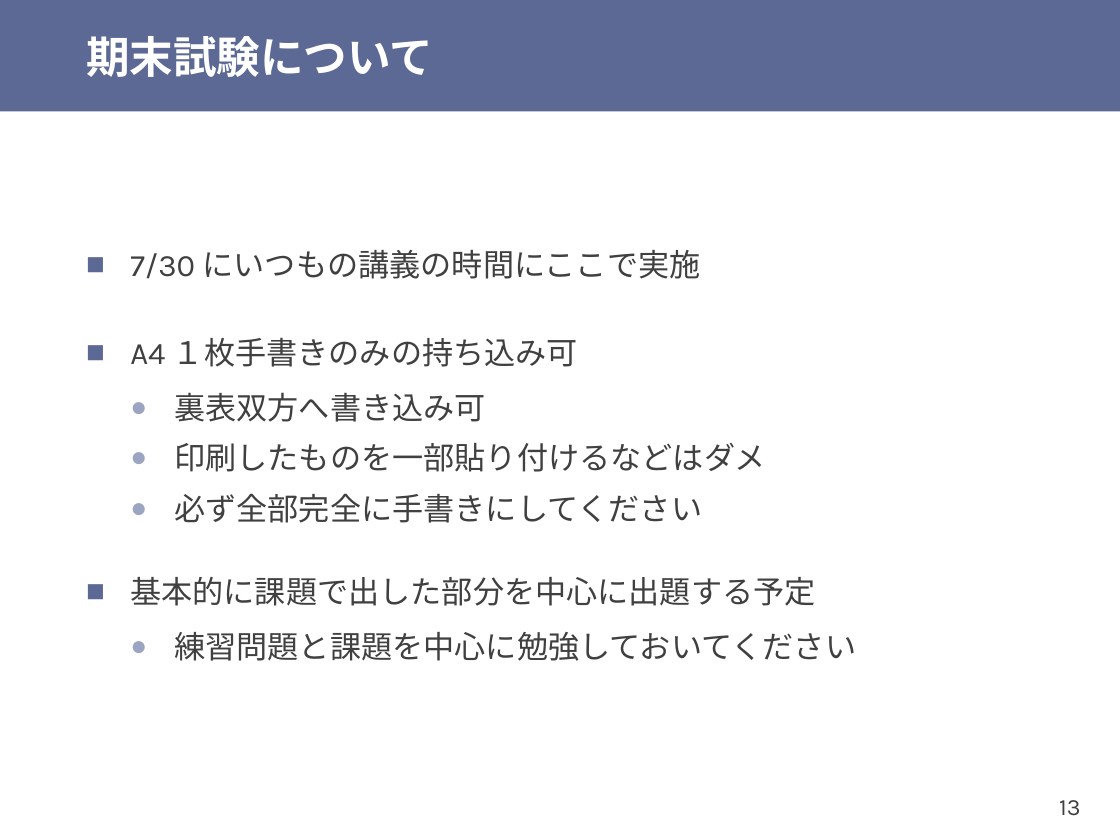
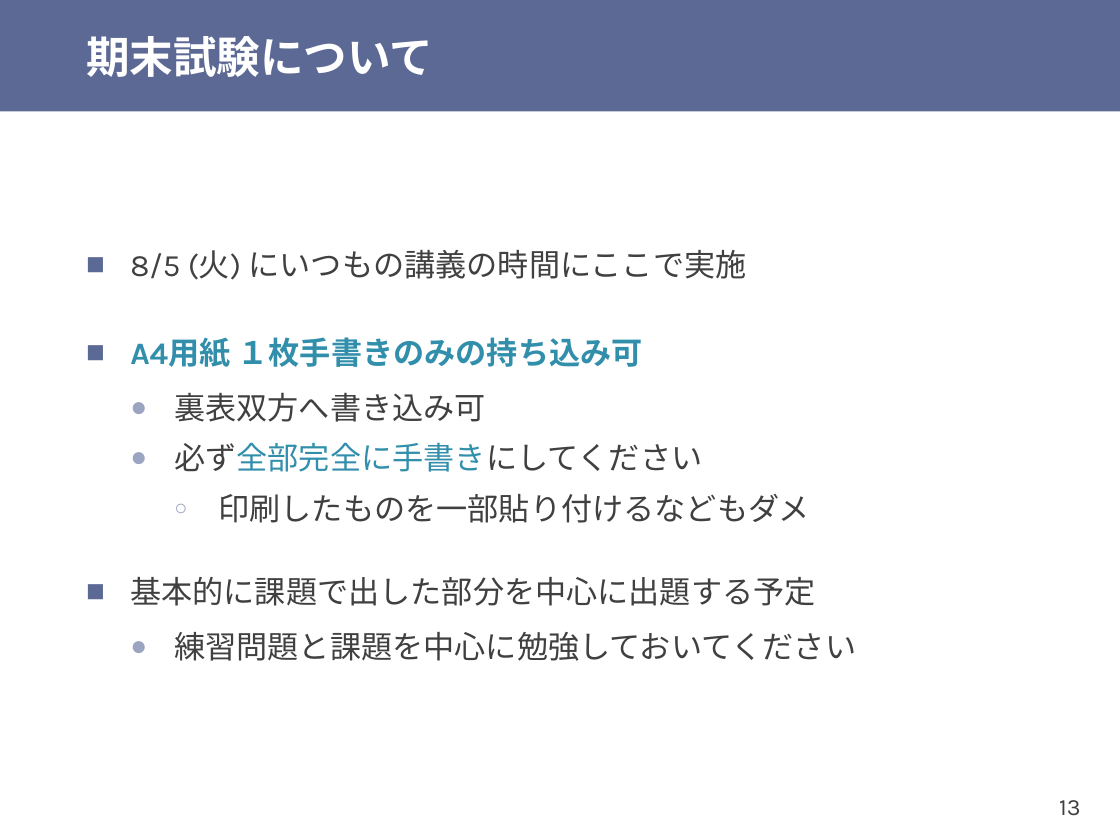
Before and after one commit to shioyadan/otya-computer-architecture-i, a slide deck: slide 13 of cai-shioya-12.pptx. Drawn at 1120x840 pixels with LibreOffice and Linux fonts; fonts in the diff are those of the drawing. Boxes give left, top, right and bottom in pixels: in the first picture for what was removed or moved away, otherwise in the second. Text is boxed around its words. In the diff, an @@ line names an element or a change of style, - is before the commit and + after.

```diff
--- a/cai-shioya-12.pptx
+++ b/cai-shioya-12.pptx
@@ text at (130, 250, 747, 367): text changed @@
-■ 7/30 にいつもの講義の時間にここで実施
-■ A4 １枚手書きのみの持ち込み可
+■ 8/5 (火) にいつもの講義の時間にここで実施
+■ A4用紙 １枚手書きのみの持ち込み可
@@ text at (174, 443, 765, 472): paragraph removed @@
-  ● 印刷したものを一部貼り付けるなどはダメ
@@ text at (174, 442, 702, 472): text colour #404040 to #328FAC in "必ず全部完全に手書きにしてください" @@
@@ text at (218, 494, 809, 523): paragraph added @@
+    ○ 印刷したものを一部貼り付けるなどもダメ
```
Also in this commit, not shown: 11 other slides changed, 8 slides removed, 1 other file.
